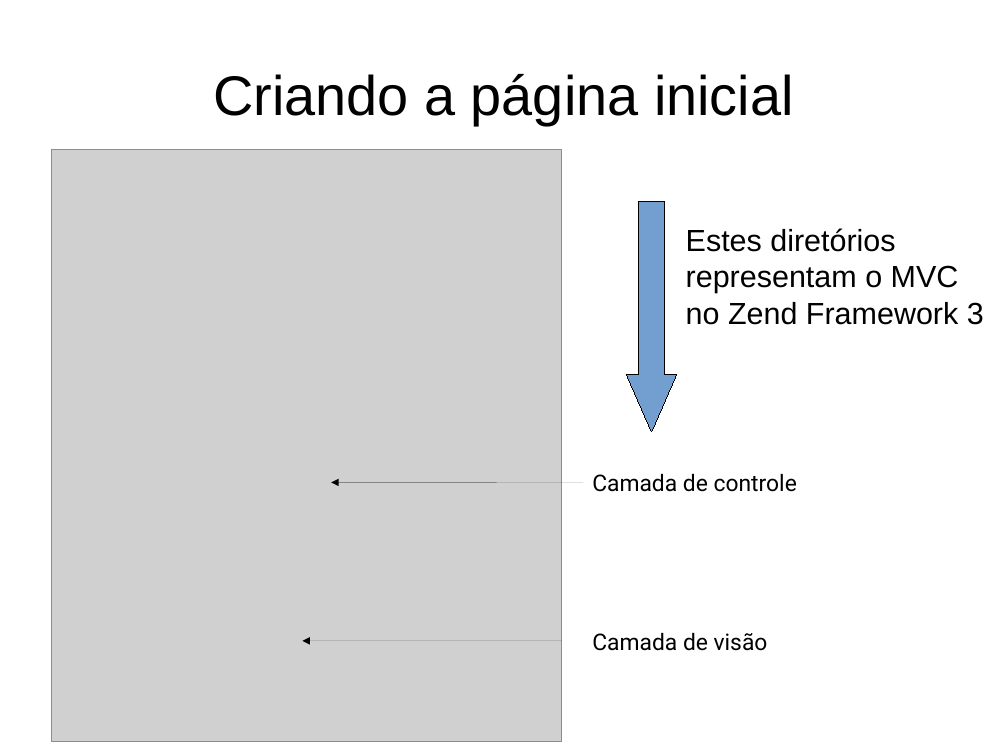
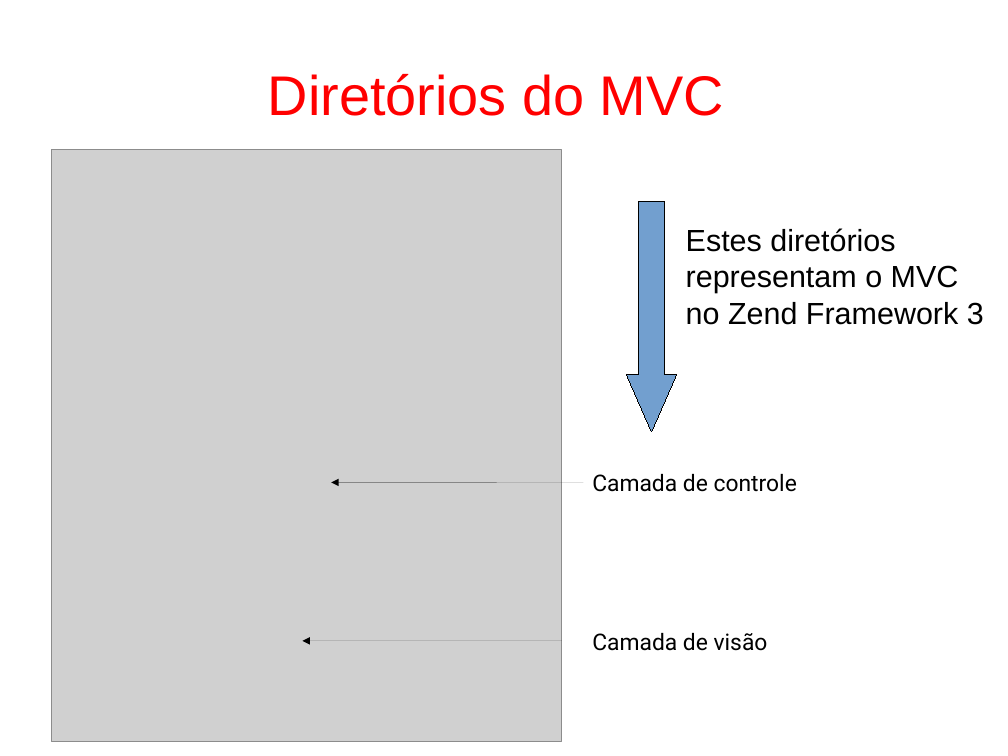
Before and after one commit to fgsl/lojasacme, a slide deck: slide 17 of docs/tutorial.odp. Drawn at 1008x756 pixels with LibreOffice and Linux fonts; fonts in the diff are those of the drawing; grey boxes stand for pictures. Boxes give left, top, right and bottom in pixels: in the first picture for what was removed or moved away, otherwise in the second. Text is boxed around its words. In the diff, an @@ line names an element or a change of style, - is before the commit and + after.

```diff
--- a/docs/tutorial.odp
+++ b/docs/tutorial.odp
@@ title at [268, 74, 724, 116]: text changed; text colour #000000 to #FF0000 @@
-Criando a página inicial
+Diretórios do MVC
```
Also in this commit, not shown: 24 other slides changed, 9 slides added, 7 slides removed, 1 other file.
